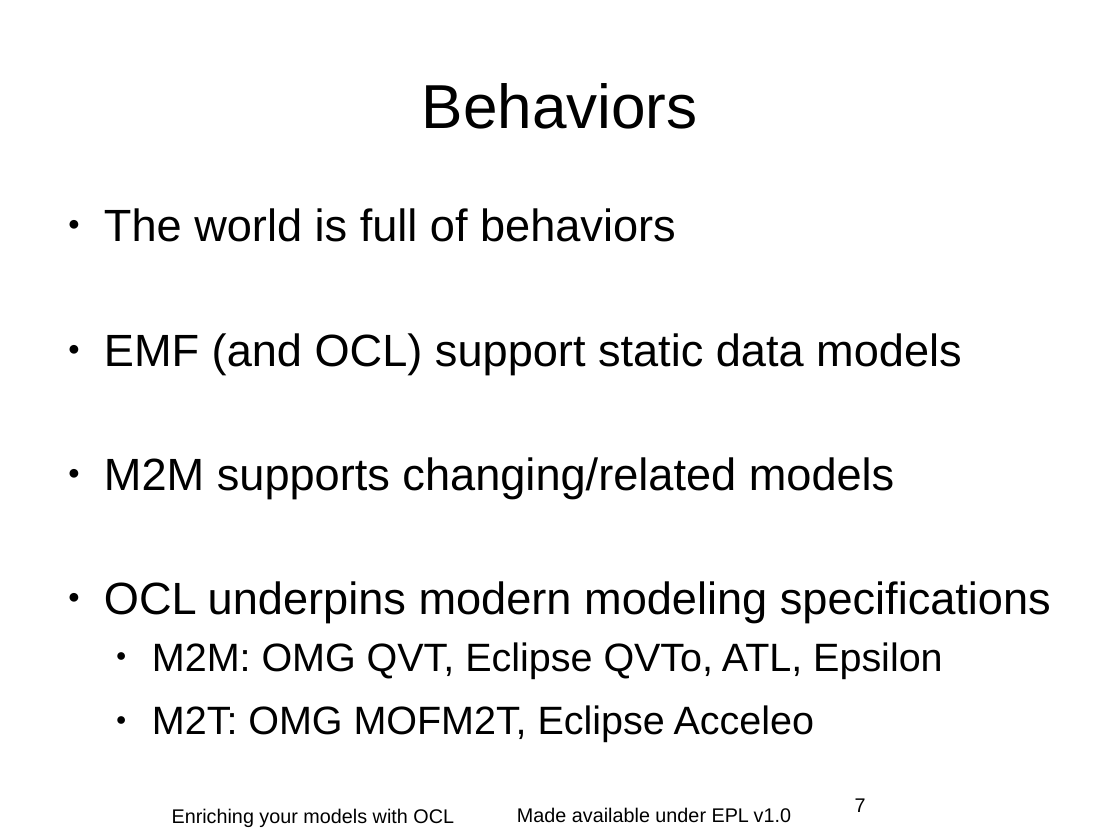
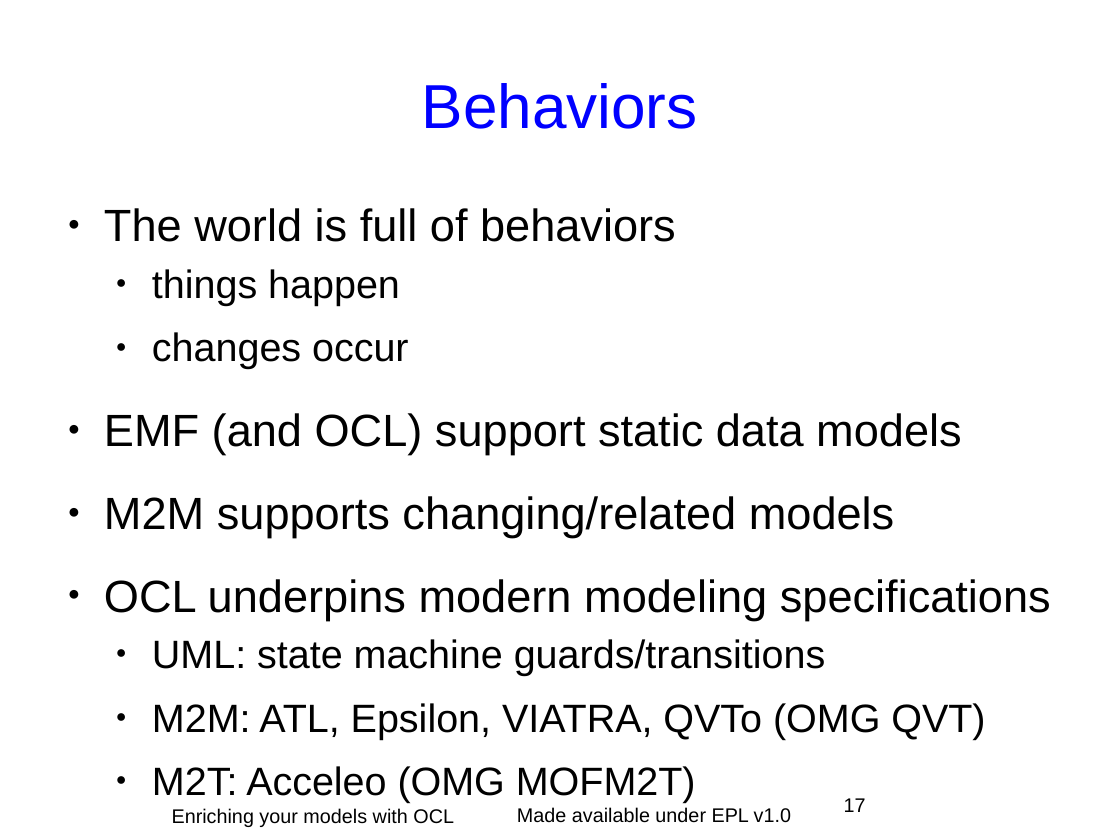
Before and after one commit to eclipse-ocl/ocl-website, a slide deck: slide 17 of ocl/docs/publications/EclipseCon2011Tutorial/EnrichingWithOCL.odp (slide 7 before the commit). Drawn at 1120x840 pixels with LibreOffice and Linux fonts; fonts in the diff are those of the drawing; background and template pictures are left out. Boxes give left, top, right and bottom in pixels: in the first picture for what was removed or moved away, otherwise in the second. Text is boxed around its words. In the diff, an @@ line names an element or a change of style, - is before the commit and + after.

```diff
--- a/ocl/docs/publications/EclipseCon2011Tutorial/EnrichingWithOCL.odp
+++ b/ocl/docs/publications/EclipseCon2011Tutorial/EnrichingWithOCL.odp
@@ title "Behaviors" at box(422, 83, 698, 129): text colour #000000 to #0000FF @@
@@ text at box(152, 269, 408, 369): paragraphs added @@
+  ● things happen
+  ● changes occur
@@ text at box(152, 639, 985, 739): text changed @@
-  ● M2M: OMG QVT, Eclipse QVTo, ATL, Epsilon
-  ● M2T: OMG MOFM2T, Eclipse Acceleo
+  ● UML: state machine guards/transitions
+  ● M2M: ATL, Epsilon, VIATRA, QVTo (OMG QVT)
+  ● M2T: Acceleo (OMG MOFM2T)
@@ page number at box(844, 798, 866, 812): text changed @@
-7
+17
```
Also in this commit, not shown: 47 other slides changed, 36 slides added, 39 slides removed.
